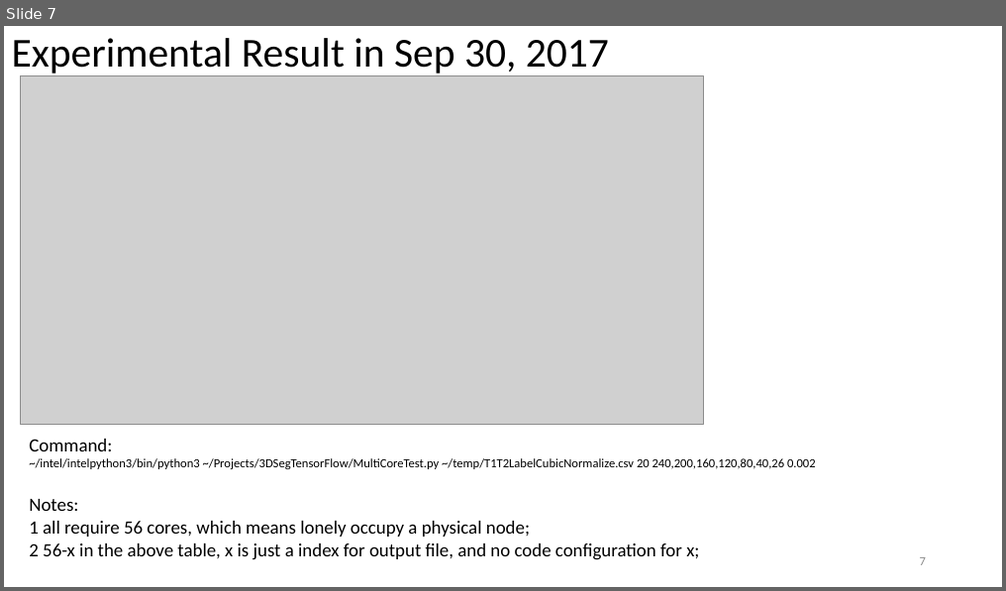
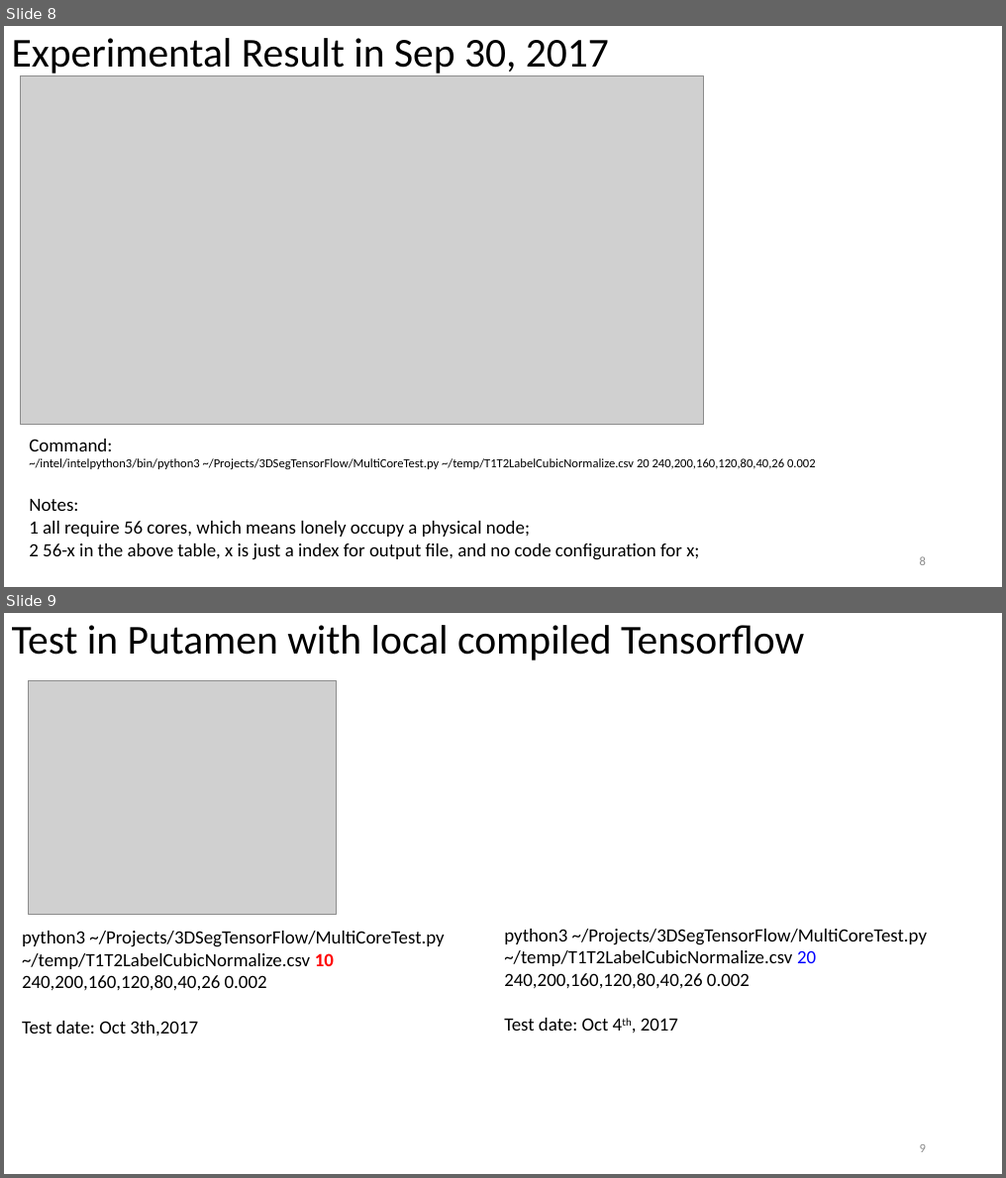
Before and after one commit to JiamingLuNJU/3DSegTensorFlow, a slide deck: TensorflowScalabilityTest.pptx. Shown one above the other, each under a label of ours: slide 7 before the commit, slides 8 and 9 after it. The pictures are 1006x591 and 1006x1178 pixels, drawn with LibreOffice and Linux fonts; fonts in the diff are those of the drawing; grey boxes stand for pictures. Boxes give left, top, right and bottom in pixels: in the first picture for what was removed or moved away, otherwise in the second. Text is boxed around its words. In the diff, an @@ line names an element or a change of style, - is before the commit and + after.

Commit message:
update the test result slides

```diff
--- a/TensorflowScalabilityTest.pptx
+++ b/TensorflowScalabilityTest.pptx
@@ slide 9 added at (4,613,1002,1174), background #FFFFFF @@
@@ title added at (12,625,804,661), 39.6 pt, text #000000 @@
+Test in Putamen with local compiled Tensorflow
@@ picture added at (28,680,337,914) @@
@@ text added at (22,931,444,1036), 18 pt, text #000000 @@
+python3 ~/Projects/3DSegTensorFlow/MultiCoreTest.py ~/temp/T1T2LabelCubicNormalize.csv 10 240,200,160,120,80,40,26 0.002
+Test date: Oct 3th,2017
@@ text added at (504,929,927,1031), 18 pt, text #000000 @@
+python3 ~/Projects/3DSegTensorFlow/MultiCoreTest.py ~/temp/T1T2LabelCubicNormalize.csv 20 240,200,160,120,80,40,26 0.002
+Test date: Oct 4th, 2017
@@ page number added at (920,1145,926,1153), 12 pt, text #8C8C8C @@
+9
@@ what was slide 7 is now slide 8 @@
@@ page number at (920,557,926,566): text changed @@
-7
+8
```
Also in this commit, not shown: 3 slides changed, 3 other slides added, 1 other file.
